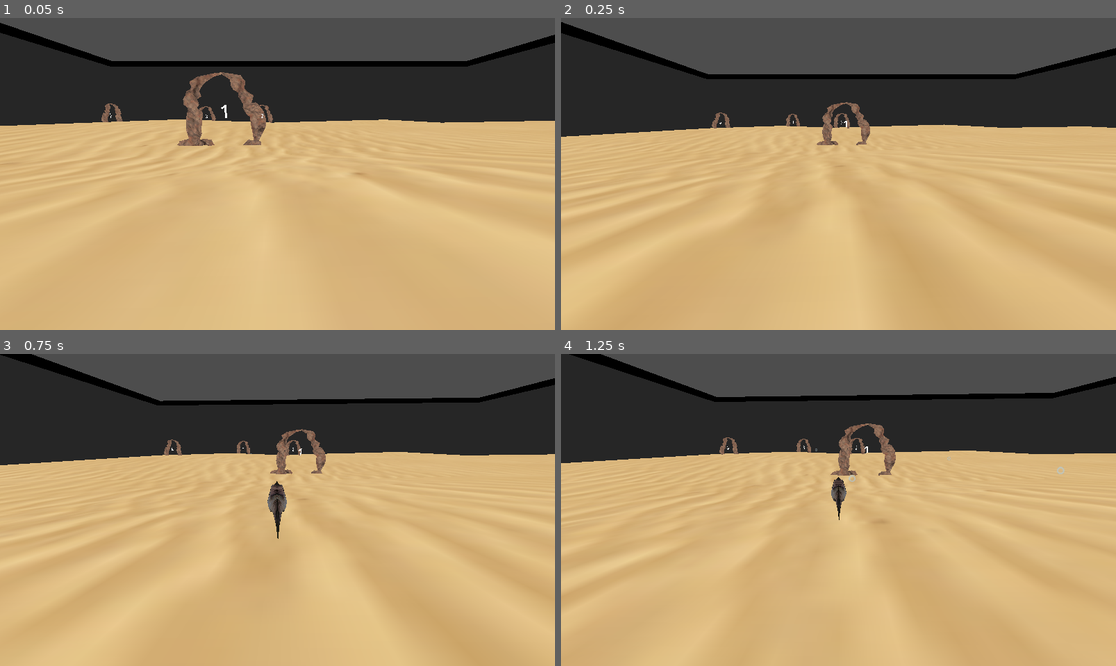
Above: before the commit, frames 1-4 (two rows, left to right).
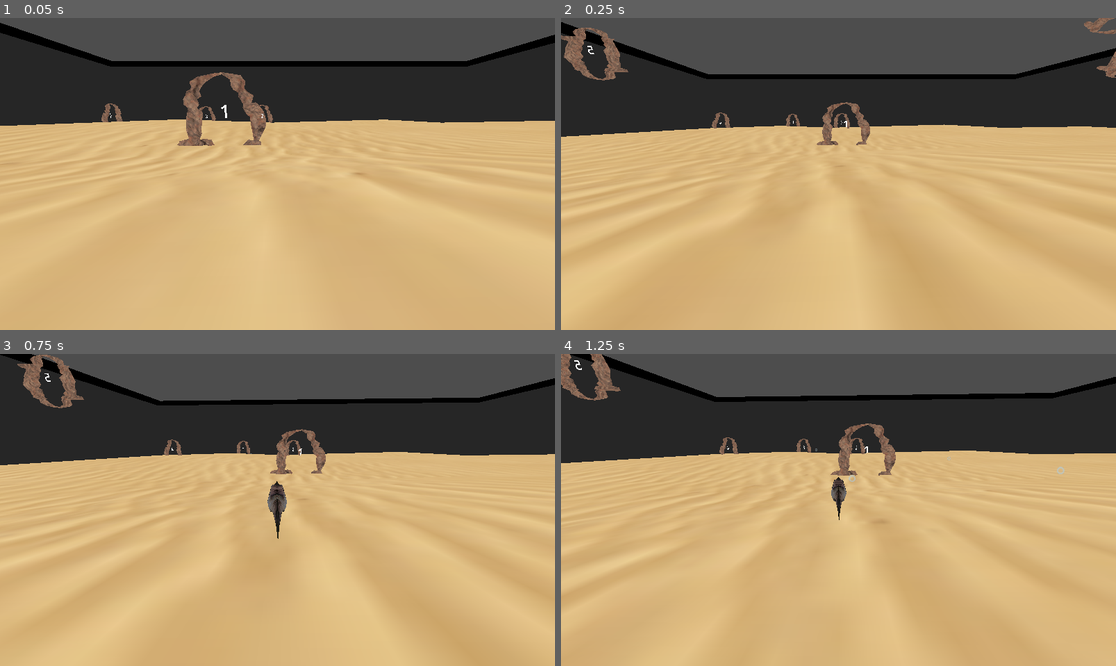
Above: after the commit, the same moments.

Repository: henkehedstrom/dj-scaled
Game: Godot game, scene res://Scenes/raceTest.tscn
Two runs of this game, one before a commit and one after it. Both use one fixed random seed, a clock stepped at 60 frames per second and the inputs below. This scene is started directly instead of the project's main scene.
Inputs (mouse positions are in pixels of both pictures, inside the frame that each line leads up to):
- Up to frame 1 (0.05 s): no input
- Up to frame 2 (0.25 s): no input
- Up to frame 3 (0.75 s): move the mouse to (305, 510) at 0.52 s; hold W (forward) from 0.53 s (still down)
- Up to frame 4 (1.25 s): keep holding W (forward)

Frame 1 is identical in both runs. In frame 2, 1.1% of the frame differs, in the area x 0-100%, y 0-21%; in frame 3, 0.8%; in frame 4, 0.7%.

Commit message:
*added circle goal and a loop in raceTest

Diff:
--- /dev/null
+++ b/Scenes/circle_goal.tscn
@@ -0,0 +1,35 @@
+[gd_scene load_steps=5 format=3 uid="uid://l5c1bb70xa3d"]
+
+[ext_resource type="Script" path="res://Scripts/goal.gd" id="1_hdqhf"]
+[ext_resource type="PackedScene" uid="uid://b0fx7x0rtxq20" path="res://archway.glb" id="1_hsb24"]
+[ext_resource type="AudioStream" uid="uid://dwuw7uxubuokt" path="res://SFX/Pling.mp3" id="2_i184k"]
+
+[sub_resource type="BoxShape3D" id="BoxShape3D_icbbc"]
+size = Vector3(26.1715, 36.2502, 1)
+
+[node name="CircleGoal" type="Node3D"]
+script = ExtResource("1_hdqhf")
+
+[node name="archway" parent="." instance=ExtResource("1_hsb24")]
+transform = Transform3D(2.833, 0, 0, 0, 2.833, 0, 0, 0, 2.833, 0, 0, 0)
+
+[node name="Label3D" type="Label3D" parent="."]
+transform = Transform3D(1, 0, 0, 0, 1, 0, 0, 0, 1, 0.745722, 0, 1.56383)
+visibility_range_end_margin = 330.99
+no_depth_test = true
+text = "Placeholder"
+font_size = 2000
+
+[node name="Area3D" type="Area3D" parent="."]
+
+[node name="CollisionShape3D" type="CollisionShape3D" parent="Area3D"]
+transform = Transform3D(1, 0, 0, 0, 1, 0, 0, 0, 1, 0, -2.25968, 2.47274)
+shape = SubResource("BoxShape3D_icbbc")
+
+[node name="AudioStreamPlayer3D" type="AudioStreamPlayer3D" parent="."]
+stream = ExtResource("2_i184k")
+
+[node name="archway2" parent="." instance=ExtResource("1_hsb24")]
+transform = Transform3D(-2.83299, 0.00850439, 0, -0.00850439, -2.83299, 0, 0, 0, 2.833, 0, -7.67602, 0)
+
+[connection signal="body_entered" from="Area3D" to="." method="_on_area_3d_body_entered"]
--- a/Scenes/raceTest.tscn
+++ b/Scenes/raceTest.tscn
@@ -1,7 +1,8 @@
-[gd_scene load_steps=4 format=3 uid="uid://b00jxdscyoi17"]
+[gd_scene load_steps=5 format=3 uid="uid://b00jxdscyoi17"]
 
 [ext_resource type="PackedScene" uid="uid://cid6u3cmr5qux" path="res://fish.tscn" id="1_jg4l2"]
 [ext_resource type="PackedScene" uid="uid://bnatb4jcs3ap3" path="res://FelixMapp_KOLLA_INTE/FishTankOverride.tscn" id="2_2woat"]
+[ext_resource type="PackedScene" uid="uid://l5c1bb70xa3d" path="res://Scenes/circle_goal.tscn" id="4_iq0nm"]
 [ext_resource type="PackedScene" uid="uid://cloeas1uwl58f" path="res://Scenes/goal.tscn" id="5_4w3am"]
 
 [node name="Level" type="Node3D"]
@@ -27,3 +28,55 @@
 [node name="Goal4" parent="." instance=ExtResource("5_4w3am")]
 transform = Transform3D(-0.938071, 0, 0.346444, 0, 1, 0, -0.346444, 0, -0.938071, -306.174, 17.5524, -270.293)
 goal_text = "4"
+
+[node name="CircleGoal" parent="." instance=ExtResource("4_iq0nm")]
+transform = Transform3D(-0.997776, 0, -0.0666571, 0, 1, 0, 0.0666571, 0, -0.997776, -303.894, 87.4862, -61.4423)
+goal_text = "5"
+
+[node name="CircleGoal2" parent="." instance=ExtResource("4_iq0nm")]
+transform = Transform3D(-0.997776, 0, -0.0666571, 0, 1, 0, 0.0666571, 0, -0.997776, -303.894, 139.533, 182.542)
+goal_text = "6"
+
+[node name="CircleGoal3" parent="." instance=ExtResource("4_iq0nm")]
+transform = Transform3D(-0.287043, 0, -0.957918, 0, 1, 0, 0.957918, 0, -0.287043, 123.035, 75.1574, 356.167)
+goal_text = "7"
+
+[node name="CircleGoal4" parent="." instance=ExtResource("4_iq0nm")]
+transform = Transform3D(-0.287043, 0, -0.957918, 0, 1, 0, 0.957918, 0, -0.287043, 159.086, 75.1574, 365.392)
+goal_text = "8"
+
+[node name="CircleGoal5" parent="." instance=ExtResource("4_iq0nm")]
+transform = Transform3D(0.13371, 0, -0.991021, 0, 1, 0, 0.991021, 0, 0.13371, 188.586, 75.1574, 367.3)
+goal_text = "9"
+
+[node name="CircleGoal6" parent="." instance=ExtResource("4_iq0nm")]
+transform = Transform3D(0.686022, 0, -0.727581, 0, 1, 0, 0.727581, 0, 0.686022, 242.521, 75.1574, 344.065)
+goal_text = "10"
+
+[node name="CircleGoal7" parent="." instance=ExtResource("4_iq0nm")]
+transform = Transform3D(0.980502, 0, -0.196511, 0, 1, 0, 0.196511, 0, 0.980502, 255.554, 75.1574, 272.523)
+goal_text = "11"
+
+[node name="CircleGoal8" parent="." instance=ExtResource("4_iq0nm")]
+transform = Transform3D(0.980502, 0, -0.196511, -0.0698978, 0.934602, -0.348759, 0.18366, 0.355694, 0.916379, 255.554, 75.1574, -39.2062)
+goal_text = "12"
+
+[node name="CircleGoal9" parent="." instance=ExtResource("4_iq0nm")]
+transform = Transform3D(0.980502, 0, -0.196511, -0.136113, 0.721277, -0.679141, 0.141739, 0.692647, 0.707213, 255.554, 90.6308, -81.0911)
+goal_text = "13"
+
+[node name="CircleGoal10" parent="." instance=ExtResource("4_iq0nm")]
+transform = Transform3D(0.980502, 0, -0.196511, -0.194499, 0.142733, -0.970463, 0.0280485, 0.989761, 0.13995, 255.554, 133.56, -103.073)
+goal_text = "14"
+
+[node name="CircleGoal11" parent="." instance=ExtResource("4_iq0nm")]
+transform = Transform3D(0.980502, -2.12688e-09, -0.196511, -0.163862, -0.551981, -0.817598, -0.10847, 0.833857, -0.541218, 255.554, 185.114, -78.1437)
+goal_text = "15"
+
+[node name="CircleGoal12" parent="." instance=ExtResource("4_iq0nm")]
+transform = Transform3D(0.980502, -2.12688e-09, -0.196511, 0.00175258, -0.99996, 0.00874466, -0.196503, -0.00891837, -0.980463, 255.554, 185.114, -32.9449)
+goal_text = "16"
+
+[node name="CircleGoal13" parent="." instance=ExtResource("4_iq0nm")]
+transform = Transform3D(0.939238, 0.0644852, -0.337157, 0.21525, -0.875741, 0.43214, -0.267395, -0.478455, -0.836409, 255.554, 154.788, 6.85629)
+goal_text = "17"
